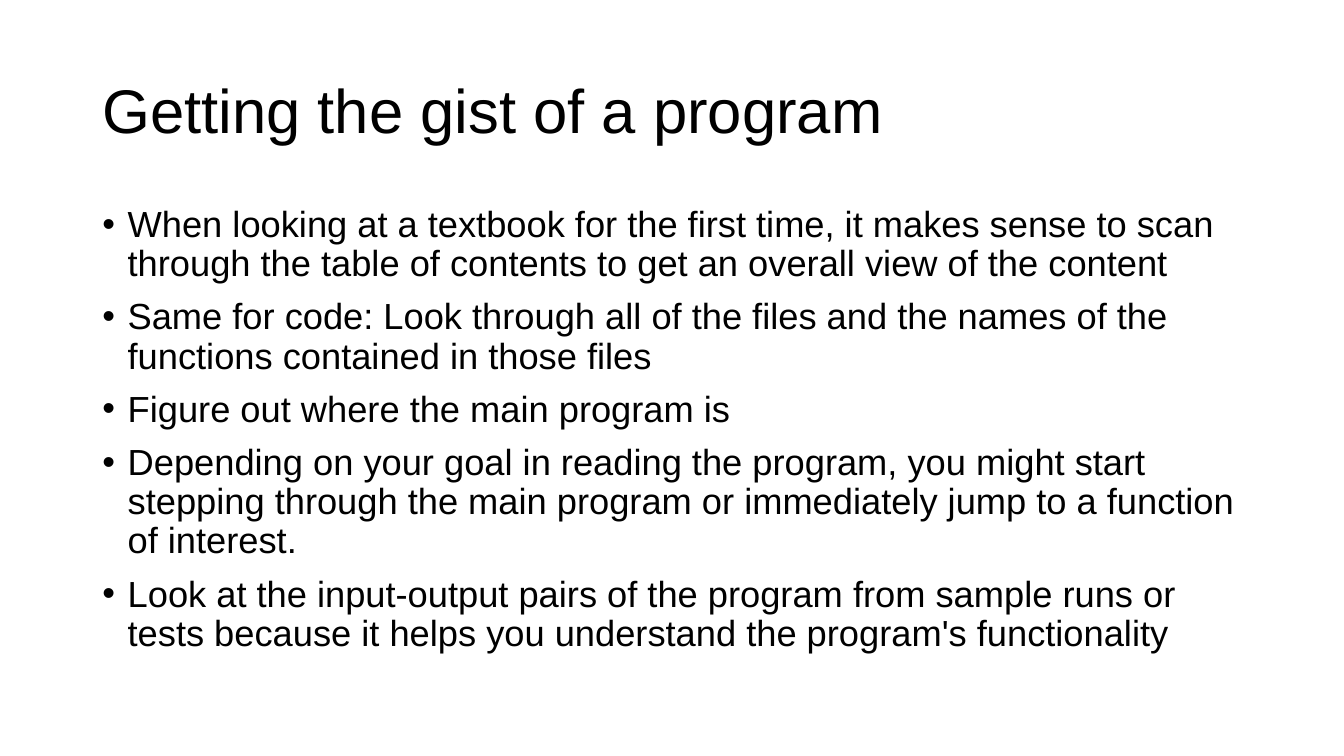
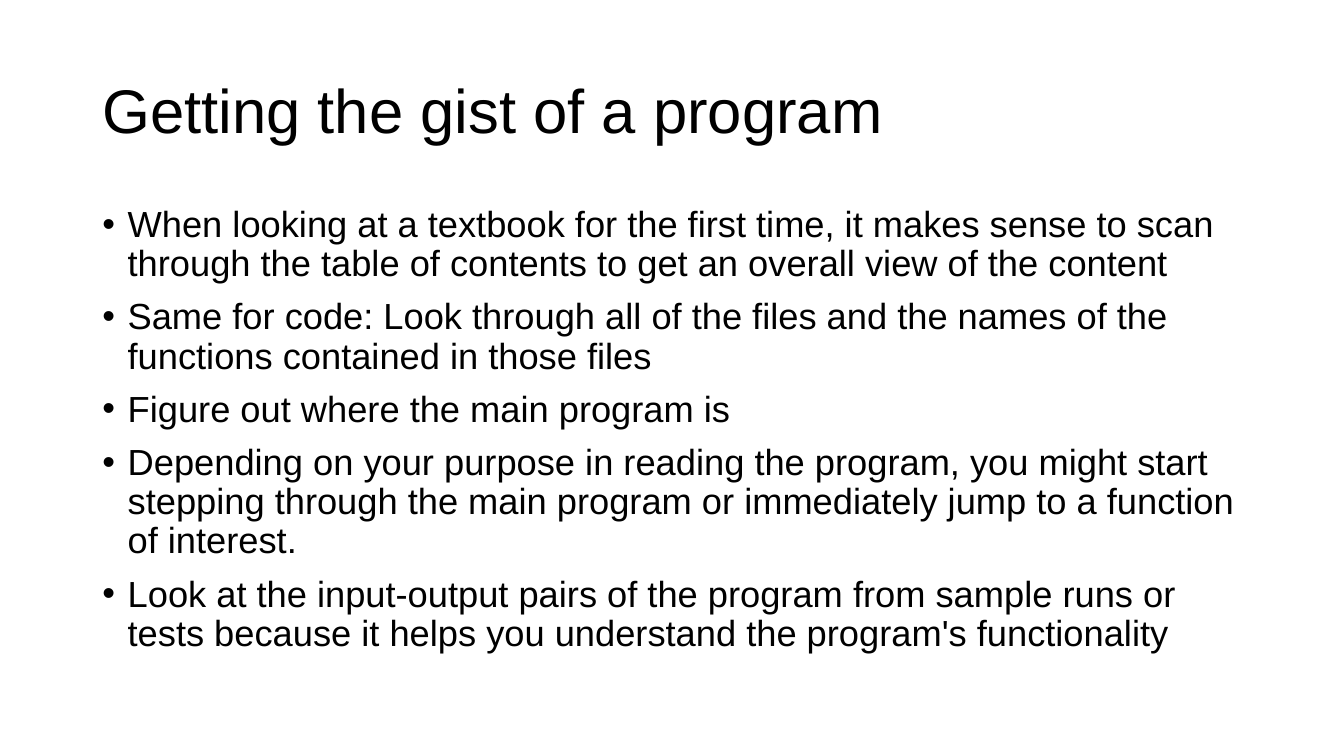
Before and after one commit to parrt/msds689, a slide deck: slide 6 of notes/reading-code.pptx. Drawn at 1344x756 pixels with LibreOffice and Linux fonts; fonts in the diff are those of the drawing; background and template pictures are left out. Boxes give left, top, right and bottom in pixels: in the first picture for what was removed or moved away, otherwise in the second. Text is boxed around its words. In the diff, an @@ line names an element or a change of style, - is before the commit and + after.

```diff
--- a/notes/reading-code.pptx
+++ b/notes/reading-code.pptx
@@ text at box(128, 448, 1234, 554): text changed @@
-• Depending on your goal in reading the program, you might start stepping through the main program or immediately jump to a function of interest.
+• Depending on your purpose in reading the program, you might start stepping through the main program or immediately jump to a function of interest.
```
Also in this commit, not shown: 7 other slides changed, 6 other files.
